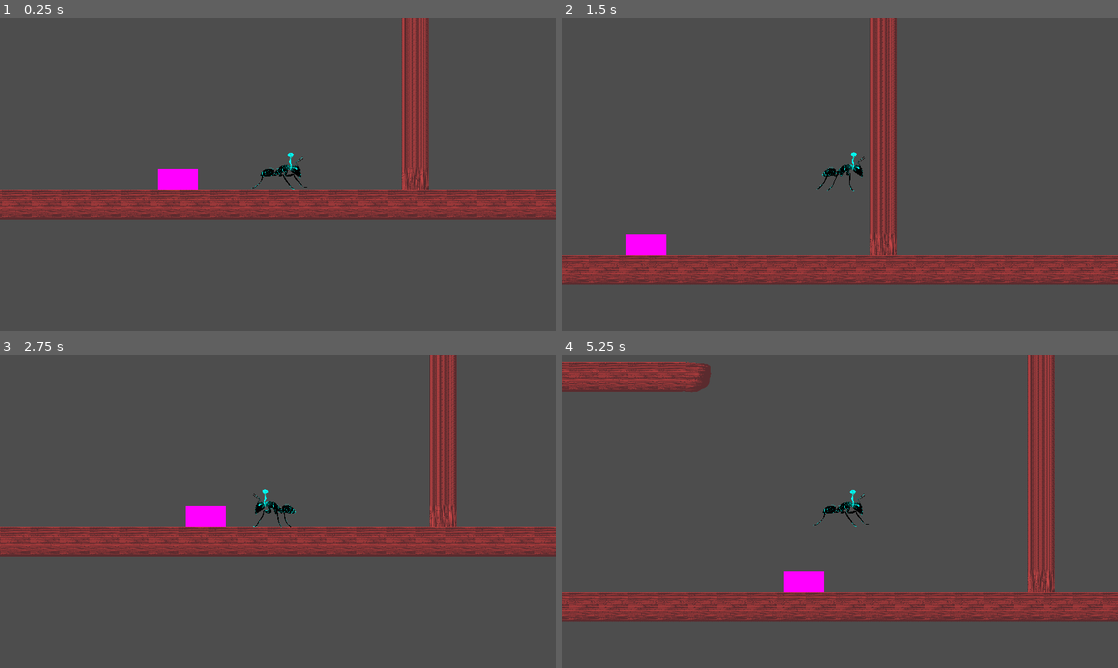
Above: before the commit, frames 1-4 (two rows, left to right).
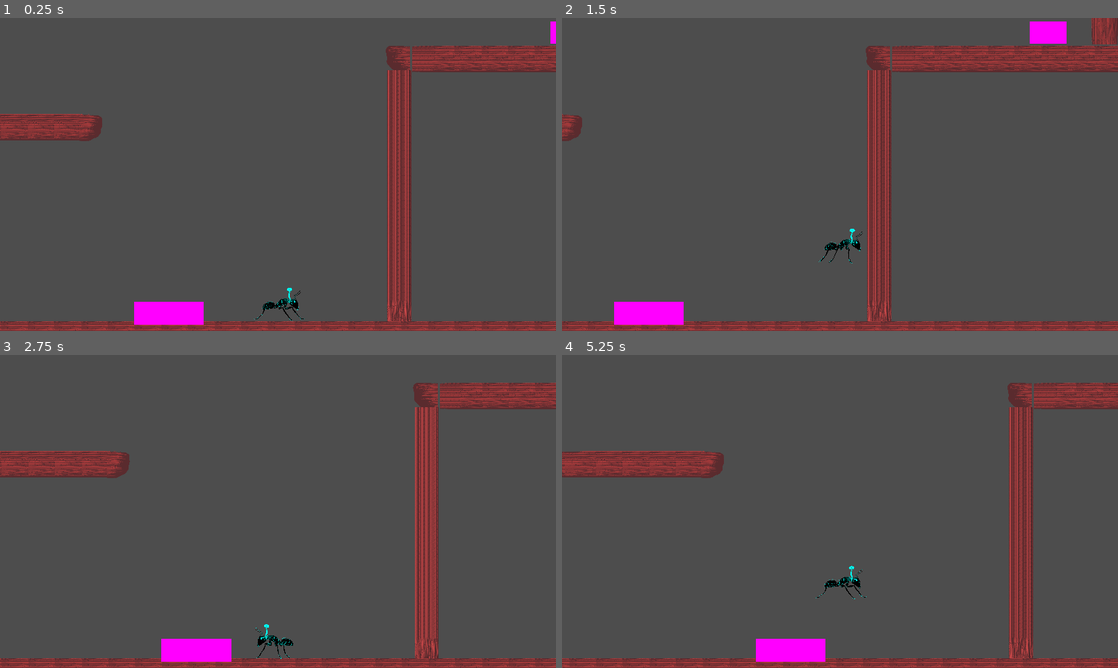
Above: after the commit, the same moments.

Repository: Couleslaw/Mycelium-Dominion-Antfall
Game: Godot game, scene res://Scenes/jumpking/jumpking.tscn
Same seed, same stepped clock (60 frames per second), same inputs: the game is played once before the commit and once after it. The project has no main scene, so this scene is started directly.
Inputs:
- Up to frame 1 (0.25 s): no input
- Up to frame 2 (1.5 s): tap Enter at 0.5 s; hold Right (ui_right) from 0.53 s (still down); tap Up (ui_up) at 0.77 s
- Up to frame 3 (2.75 s): tap Up (ui_up) at 1.52 s; release Right (ui_right) at 2.03 s; hold Left (ui_left) from 2.03 s (still down)
- Up to frame 4 (5.25 s): release Left (ui_left) at 2.78 s; hold Right (ui_right) 2.78-4.28 s; tap Up (ui_up) at 3.02, 3.77, 4.52 s; hold Left (ui_left) 4.28-5.03 s; hold Right (ui_right) from 5.03 s (still down)

The runs differ from the first frame. In frame 1, 23% of the frame differs, in the area x 0-100%, y 0-100%; in frame 2, 22%; in frame 3, 22%; in frame 4, 26%.
Error before the commit: Invalid access to property or key 'position' on a base object of type 'null instance'. (res://Scenes/jumpking/jumpking.gd:7)

Commit message:
more improvements

Diff:
--- a/game-files/Scenes/jumpking/ant.tscn
+++ b/game-files/Scenes/jumpking/ant.tscn
@@ -39,4 +39,4 @@
 sprite_frames = SubResource("SpriteFrames_mre8q")
 
 [node name="Camera2D" type="Camera2D" parent="."]
-zoom = Vector2(2, 2)
+zoom = Vector2(1.8, 1.8)
--- a/game-files/Scenes/jumpking/jumpking.tscn
+++ b/game-files/Scenes/jumpking/jumpking.tscn
@@ -11,4 +11,4 @@
 position = Vector2(153, 159)
 
 [node name="Player" parent="." instance=ExtResource("1_iptl5")]
-position = Vector2(241, 121)
+position = Vector2(245, 94)
--- a/game-files/Scenes/jumpking/level.tscn
+++ b/game-files/Scenes/jumpking/level.tscn
@@ -1,13 +1,26 @@
-[gd_scene load_steps=10 format=3 uid="uid://cex4l38gguvn7"]
+[gd_scene load_steps=15 format=3 uid="uid://cex4l38gguvn7"]
 
+[ext_resource type="Script" path="res://Scenes/jumpking/level.gd" id="1_fpbjt"]
 [ext_resource type="PackedScene" uid="uid://bxsjdmp33muos" path="res://Scenes/jumpking/jumper.tscn" id="2_aqq6f"]
-[ext_resource type="Texture2D" uid="uid://g02qvind6e4b" path="res://Assets/sprites/tile_set_placeholder.png" id="3_f38f1"]
+[ext_resource type="Texture2D" uid="uid://bnxrsu766v3uo" path="res://Assets/sprites/tile_set_placeholder.png" id="3_f38f1"]
 [ext_resource type="PackedScene" uid="uid://dijebbyb4ge3k" path="res://Scenes/jumpking/yeeter.tscn" id="3_yjo8u"]
 [ext_resource type="PackedScene" uid="uid://csrcj4akoouuh" path="res://Scenes/jumpking/finish.tscn" id="4_f52dv"]
+[ext_resource type="Texture2D" uid="uid://bvrextax5qt1s" path="res://Assets/sprites/down_arrow.png" id="6_u28mh"]
 
 [sub_resource type="WorldBoundaryShape2D" id="WorldBoundaryShape2D_s4h0y"]
 normal = Vector2(1, 0)
 distance = -153.0
+
+[sub_resource type="WorldBoundaryShape2D" id="WorldBoundaryShape2D_owhle"]
+normal = Vector2(-1, 0)
+distance = 134.0
+
+[sub_resource type="WorldBoundaryShape2D" id="WorldBoundaryShape2D_ac585"]
+distance = 706.06
+
+[sub_resource type="WorldBoundaryShape2D" id="WorldBoundaryShape2D_4mpx8"]
+normal = Vector2(0, 1)
+distance = -545.818
 
 [sub_resource type="TileMapPattern" id="TileMapPattern_8r505"]
 tile_data = PackedInt32Array(0, 1966080, 7, 14, 5963776, 66, 15, 5963776, 66, 16, 5963776, 66, 17, 5963776, 66, 18, 596 …(1113 unchanged characters)…
@@ -51,25 +64,40 @@
 sources/0 = SubResource("TileSetAtlasSource_m5q3l")
 pattern_0 = SubResource("TileMapPattern_8r505")
 
-[sub_resource type="WorldBoundaryShape2D" id="WorldBoundaryShape2D_owhle"]
-normal = Vector2(-1, 0)
-distance = 134.0
+[sub_resource type="CircleShape2D" id="CircleShape2D_yjtut"]
+radius = 76.1052
 
 [node name="level" type="StaticBody2D"]
 position = Vector2(153, 64)
+script = ExtResource("1_fpbjt")
 
 [node name="BorderLeft" type="CollisionShape2D" parent="."]
 position = Vector2(-951, 58)
 shape = SubResource("WorldBoundaryShape2D_s4h0y")
 
-[node name="jumper" parent="." instance=ExtResource("2_aqq6f")]
-position = Vector2(-85, -23)
+[node name="BorderRight" type="CollisionShape2D" parent="."]
+position = Vector2(1307, -1058)
+shape = SubResource("WorldBoundaryShape2D_owhle")
+
+[node name="BorderBottom" type="CollisionShape2D" parent="."]
+position = Vector2(-154, 170)
+scale = Vector2(0.1997, 0.1997)
+shape = SubResource("WorldBoundaryShape2D_ac585")
+
+[node name="BorderTop" type="CollisionShape2D" parent="."]
+position = Vector2(-50, -3211)
+scale = Vector2(0.1997, 0.1997)
+shape = SubResource("WorldBoundaryShape2D_4mpx8")
 
 [node name="TileMap" type="TileMap" parent="."]
 scale = Vector2(0.2, 0.2)
 tile_set = SubResource("TileSet_xylj7")
 format = 2
 layer_0/tile_data = PackedInt32Array(-7733428, 1966080, 7, -7733414, 5963776, 66, -7733413, 5963776, 66, -7733412, 5963 …(110031 unchanged characters)…
+
+[node name="jumper" parent="." instance=ExtResource("2_aqq6f")]
+position = Vector2(-117.031, -23)
+scale = Vector2(133.938, 43.125)
 
 [node name="jumper2" parent="." instance=ExtResource("2_aqq6f")]
 position = Vector2(649, -561)
@@ -80,10 +108,6 @@
 [node name="Yeeter" parent="." instance=ExtResource("3_yjo8u")]
 position = Vector2(-1048, -1772)
 rotation = 1.5708
-
-[node name="BorderRight" type="CollisionShape2D" parent="."]
-position = Vector2(1307, -1058)
-shape = SubResource("WorldBoundaryShape2D_owhle")
 
 [node name="Yeeter2" parent="." instance=ExtResource("3_yjo8u")]
 position = Vector2(769.5, -2245)
@@ -96,3 +120,17 @@
 [node name="Finish" parent="." instance=ExtResource("4_f52dv")]
 position = Vector2(-995, -2993)
 rotation = 3.14159
+
+[node name="Hint" type="Area2D" parent="."]
+
+[node name="CollisionShape2D" type="CollisionShape2D" parent="Hint"]
+position = Vector2(237, -1294)
+shape = SubResource("CircleShape2D_yjtut")
+
+[node name="DownArrow" type="Sprite2D" parent="."]
+visible = false
+position = Vector2(-105, -866)
+scale = Vector2(0.1997, 0.1997)
+texture = ExtResource("6_u28mh")
+
+[connection signal="body_entered" from="Hint" to="." method="_on_hint_body_entered"]
